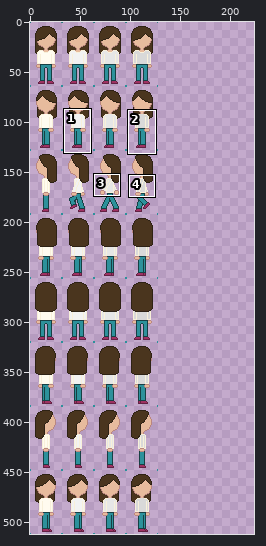
Sprite sheet, stored at sprites/roguelike test sprite.png. The picture above shows the old version from afar; the outline marks the close-up.
Close-up. Before the edit:
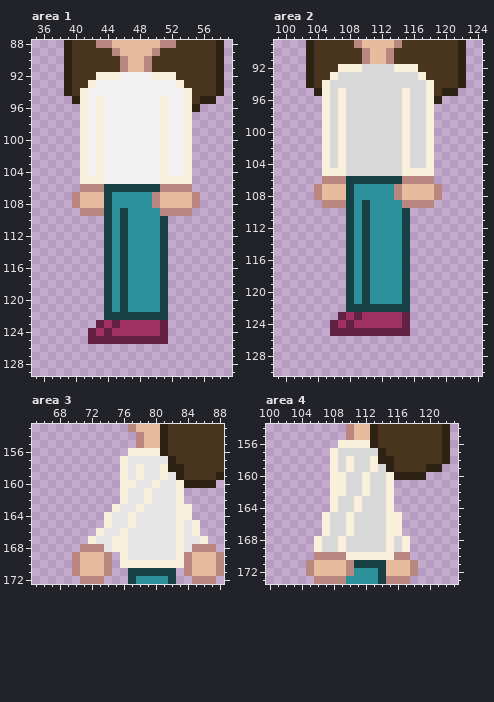
The file is 128x512 pixels. Colours within 5 levels of each other are drawn and written as one. Shown: area 1: x 35..59, y 88..129; area 2: x 99..124, y 89..130; area 3: x 65..88, y 153..172; area 4: x 100..123, y 154..173. The old version is drawn lined up with the new one, on the new canvas. The commit also changed other parts of the picture, which this record leaves out.
And afterwards:
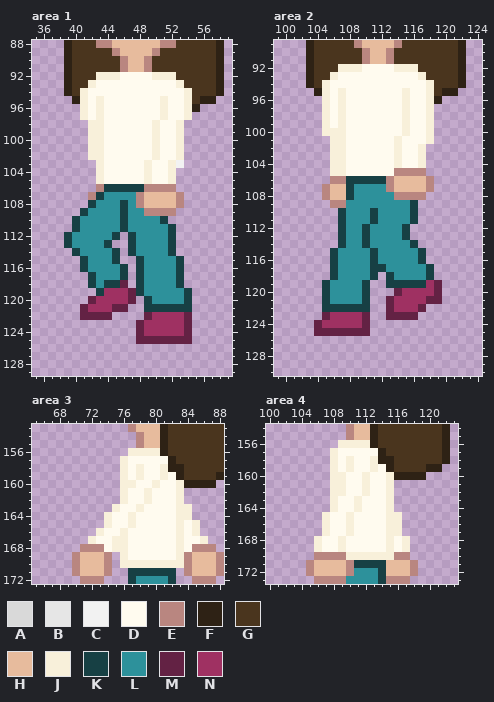
Palette (. is transparent): A #d9d9d9  B #e6e6e6  C #f2f2f2  D #fffbef  E #b98680  F #2e2215  G #4a351e  H #e7bb9d  J #f8f0da  K #174044  L #2d919b  M #632244  N #9f3162
From old to new:
canvas 128x512 -> 224x512
Area 1:
y 92: x 46..49 CCCC -> DDDD
y 93: x 43..52 CCCCCCCCCC -> DDDDDDDDDD
y 94: x 42..53 CCCCCCCCCCCC -> DDDDDDDDDDDD
y 95..97: x 42 C -> D; x 44..50 CCCCCCC -> DDDDDDD; x 52..53 CC -> DD
y 98..102: x 41..42 JC -> .J; x 44..54 CCCCCCCJCCJ -> DDDDDDJDDJ.
y 103: x 41..42 JC -> ..; x 44..52 CCCCCCCJC -> DDDDDJDDJ; x 54 J -> .
y 104: x 41..42 JC -> ..; x 44..54 CCCCCCCJCCJ -> DDDDDJDDJ..
y 105: x 41..42 JJ -> ..; x 44..51 CCCCCCCJ -> DDDDDJDD; x 53..54 JJ -> ..
y 106: x 41..42 EE -> ..; x 49..50 KK -> EE; x 53..54 EE -> ..
y 107: x 40..44 EHHHK -> ..EKL; x 48..50 LLE -> EHH; x 53..55 HHE -> E..
y 108: x 40..44 EHHHK -> ..KLL; x 46 L -> K; x 48..50 LLE -> EHH; x 53..55 HHE -> E..
y 109: x 41..44 EEEK -> KLLL; x 49..50 LL -> EE; x 53..54 EE -> ..
y 110: x 40..44 ....K -> KLLLL
y 111: x 40..44 ....K -> KLLLL; x 51..52 K. -> LK
y 112: x 39..47 .....KLKL -> KLLLLLK.K; x 51..52 K. -> LK
y 113: x 39..43 ..... -> KLLLL; x 45..47 LKL -> ..K; x 51..52 K. -> LK
y 114: x 40..47 ....KLKL -> KLLLLK.K; x 51..52 K. -> LK
y 115: x 41..48 ...KLKLL -> KLLLK..K; x 51..53 K.. -> LLK
y 116: x 41..44 ...K -> KLLL; x 47..48 LL -> .K; x 51..53 K.. -> LLK
y 117: x 42..44 ..K -> KLL; x 47..48 LL -> .K; x 51..53 K.. -> LLK
y 118: x 42..43 .. -> KL; x 45..48 LKLL -> KM.K; x 51..53 K.. -> LLK
y 119: x 43..48 .KLKLL -> KNNNMK; x 51..54 K... -> LLLK
y 120: x 42..49 ..KLKLLL -> MNNNNM.K; x 51..54 K... -> LLLK
y 121: x 41..50 ...KLKLLLL -> MNNNMM..KK; x 52..54 ... -> KKK
y 122: x 41..54 ...KKKKKKKK... -> MMMM....MNNNNM
y 123: x 43..48 MNMNNN -> .....M; x 51..54 M... -> NNNM
y 124: x 42..48 MNMNNNN -> ......M; x 51..54 M... -> NNNM
y 125: x 42..47 MMMMMM -> ......; x 52..54 ... -> MMM
Area 2:
y 92: x 110..113 AAAA -> DDDD
y 93: x 107..116 AAAAAAAAAA -> DDDDDDDDDD
y 94: x 106..117 AAAAAAAAAAAA -> DDDDDDDDDDDD
y 95..99: x 106 A -> D; x 108..114 AAAAAAA -> DDDDDDD; x 116..117 AA -> DD
y 100: x 106 A -> J; x 108..114 AAAAAAA -> DDDDDDD; x 116..117 AA -> DD
y 101: x 105..106 JA -> .J; x 108..117 AAAAAAAJAA -> DDDDDDJDDD
y 102..104: x 105..106 JA -> .J; x 108..118 AAAAAAAJAAJ -> DDDDDDJDDJ.
y 105: x 105 J -> .; x 108..118 AAAAAAAJJJJ -> DDDDDDEEEE.
y 106: x 105 E -> .; x 113..117 KKEEE -> EHHHH
y 107: x 104..105 EH -> .E; x 113..114 LE -> EH; x 118..119 HE -> E.
y 108: x 104..105 EH -> .E; x 115..119 HHHHE -> EEE..
y 109: x 105 E -> .; x 108 K -> L; x 110 K -> L; x 115..118 EEEE -> LK..
y 110..111: x 107..108 .K -> KL; x 110..111 KL -> LK; x 115..116 K. -> LK
y 112..113: x 107..108 .K -> KL
y 114: x 107..108 .K -> KL; x 115..116 K. -> LK
y 115..116: x 106..108 ..K -> KLL; x 110..111 KL -> LK; x 115..117 K.. -> LLK
y 117: x 106..108 ..K -> KLL; x 110..112 KLL -> LKK; x 115..118 K... -> LLLK
y 118: x 106..108 ..K -> KLL; x 110..113 KLLL -> LK.K; x 115..118 K... -> LLLK
y 119: x 105..108 ...K -> KLLL; x 111..114 LLLL -> ..KK; x 116..119 .... -> KKNM
y 120: x 105..108 ...K -> KLLL; x 111..119 LLLLK.... -> ...MNNNNM
y 121: x 105..108 ...K -> KLLL; x 111..119 LLLLK.... -> ..MNNNNMM
y 122: x 105..107 ... -> KKK; x 111..117 KKKKK.. -> ..MNNNM
y 123: x 105..107 ..M -> MNN; x 109..114 MNNNNN -> NM..MM; x 116 . -> M
y 124: x 104..106 ..M -> MNN; x 108 M -> N; x 110..115 NNNNNM -> M.....
y 125: x 104..105 .. -> MM; x 111..115 MMMMM -> .....
Area 3:
y 157: x 77..81 BBBBB -> DDDDD
y 158: x 77 B -> D; x 79..80 BB -> DD
y 159: x 77 B -> D; x 79..80 BB -> DD; x 82 B -> D
y 160: x 78..79 BB -> DD; x 81..82 BB -> DD
y 161..162: x 77..78 BB -> DD; x 80..82 BBB -> DDD
y 163: x 76..77 BB -> DD; x 79..82 BBBB -> DDDD
y 164: x 75..76 BB -> DD; x 78..82 BBBBB -> DDDDD
y 165: x 75..76 BB -> DD; x 78..82 BBBBB -> DDDDD; x 84 B -> D
y 166: x 74..75 BB -> DD; x 77..82 BBBBBB -> DDDDDD; x 84 B -> D
y 167: x 73..74 BB -> DD; x 77..82 BBBBBB -> DDDDDD; x 84..85 BB -> DD
y 168: x 74 B -> D; x 77..82 BBBBBB -> DDDDDD; x 84 B -> D
y 169: x 77..82 BBBBBB -> DDDDDD
Area 4:
y 157: x 109..113 AAAAA -> DDDDD
y 158: x 109 A -> D; x 111..112 AA -> DD
y 159: x 109 A -> D; x 111..112 AA -> DD; x 114 A -> D
y 160..162: x 110..111 AA -> DD; x 113..114 AA -> DD
y 163..164: x 109..110 AA -> DD; x 112..114 AAA -> DDD
y 165..167: x 108..109 AA -> DD; x 111..114 AAAA -> DDDD
y 168..169: x 107..108 AA -> DD; x 110..114 AAAAA -> DDDDD; x 116 A -> D
